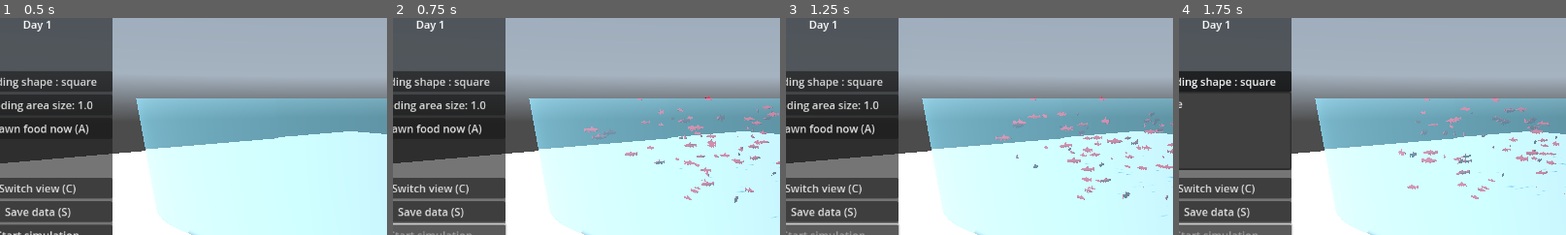
Above: before the commit, frames 1-4 (left to right).
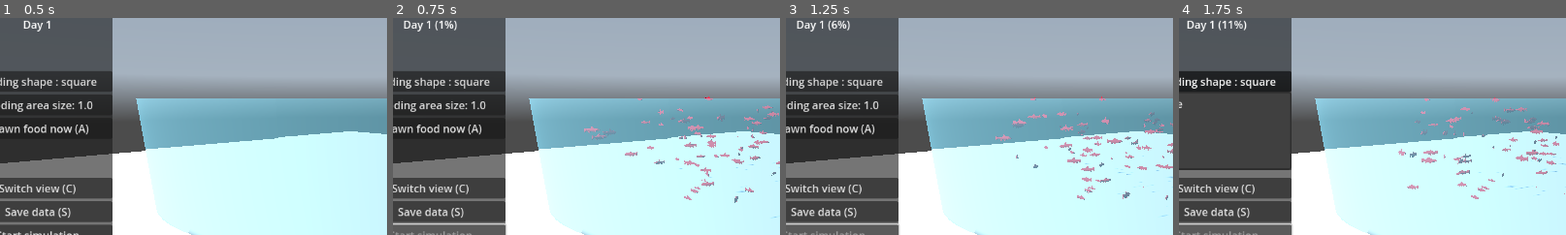
Above: after the commit, the same moments.

Repository: elegaanz/collective-behavior
Game: Godot game, scene res://Main.tscn
Same seed, same stepped clock (60 frames per second), same inputs: the game is played once before the commit and once after it. A sky picture missing from this copy of the repository is replaced by a grey-blue gradient.
Inputs:
- Up to frame 1 (0.5 s): no input
- Up to frame 2 (0.75 s): click "Start simulation" at 0.5 s
- Up to frame 3 (1.25 s): no input
- Up to frame 4 (1.75 s): click "Feeding shape : square" at 1.25 s
The pictures show only the part of the screen within x 5-55%, y 0-50%; the shares and areas given below are measured in that part.

Frame 1 is identical in both runs. In frame 2, 0.3% of the frame differs, in the area x 2-17%, y 1-7%; in frame 3, 0.3%; in frame 4, 0.4%, in the area x 2-18%, y 1-7%.

Commit message:
Save an history of fish sizes in the CSV

Diff:
--- a/Fish.gd
+++ b/Fish.gd
@@ -6,6 +6,8 @@
 var total_length = 0.1
 # S in the article
 var feed_intake_weight = 0.0
+
+var id = 0
 
 var swimming_force_vector = Vector3.RIGHT
 var acceleration = Vector3.RIGHT
--- a/Main.gd
+++ b/Main.gd
@@ -3,7 +3,7 @@
 @export var food_scene: PackedScene
 @export var fish_scene: PackedScene
 
-var fish_data = []  # List to store fish data
+var fish_data = {}
 const AUTOSTART = false
 var started = AUTOSTART
 
@@ -26,9 +26,17 @@
 	if !started:
 		return
 	timer += delta
+	var percentage = timer / FEEDING_PHASE_DURATION * 100
+	get_node("PanelContainer/HFlowContainer/DayLabel").text = "Day %s (%d%%)" % [day, percentage]
+
 	if timer > FEEDING_PHASE_DURATION:
+		var school = get_tree().get_nodes_in_group("School")
+		for fish in school:
+			if not fish_data.has(fish.id):
+				fish_data[fish.id] = []
+			fish_data[fish.id].append(fish.total_length)
+
 		day += 1
-		get_node("PanelContainer/HFlowContainer/DayLabel").text = "Day " + str(day)
 		timer -= FEEDING_PHASE_DURATION
 		spawn_food()
 
@@ -57,17 +65,7 @@
 		else:
 			cam.current = true
 	if event.is_action_released("save_fish"):
-		var school = get_tree().get_nodes_in_group("School")
-		var last_assigned_id = 0
-		for fish in school:
-			last_assigned_id += 1
-			var fish_info = {
-				"ID": last_assigned_id,
-				"Final_Size": fish.total_length  # Store the final size
-			}
-			fish_data.append(fish_info)
 		save_fish_data_to_csv()
-		print("Fish data saved.")
 
 
 func spawn_food():
@@ -102,20 +100,16 @@
 		totalFishMass += food.weight
 
 func save_fish_data_to_csv():
-	if fish_data.size() == 0:
-		print("No fish data to save.")
-		return
+	var file = FileAccess.open("res://fish_data.txt", FileAccess.WRITE)
+	var days = range(1, day).map(func(x): return "size_at_end_of_day_" + str(x))
+	file.store_line("fish_id," + ",".join(days))
 
-	var file = FileAccess.open("res://fish_data.txt",FileAccess.WRITE)
-	file.store_line("Fish_Index,Final_Size")
-
-	# Write data for each fish
-	for fish_info in fish_data:
-		var line = str((str(fish_info["ID"]) + "," + str(fish_info["Final_Size"])))
+	for fish in fish_data:
+		var line = str(fish) + "," + ",".join(range(1, day).map(func(x): return str(fish_data[fish][x - 1])))
 		file.store_line(line)
 	file.close()
-	print("Fish data saved successfully.")
 
+var next_id = 0
 func spawn_fish():
 	var fish = fish_scene.instantiate()
 	var rangle = randf_range(-PI, PI)
@@ -124,6 +118,8 @@
 		randf_range(0, 1),
 		sin(rangle) * randf_range(0, 1.8),
 	)
+	fish.id = next_id
+	next_id += 1
 	add_child(fish)
 	totalFishMass += fish.body_mass
 
@@ -158,6 +154,7 @@
 	Input.parse_input_event(evt)
 
 func _on_start_button_pressed():
+	started = true
 	get_node("PanelContainer/HFlowContainer/StartButton").disabled = true
 	for _i in range(100):
 		spawn_fish()
